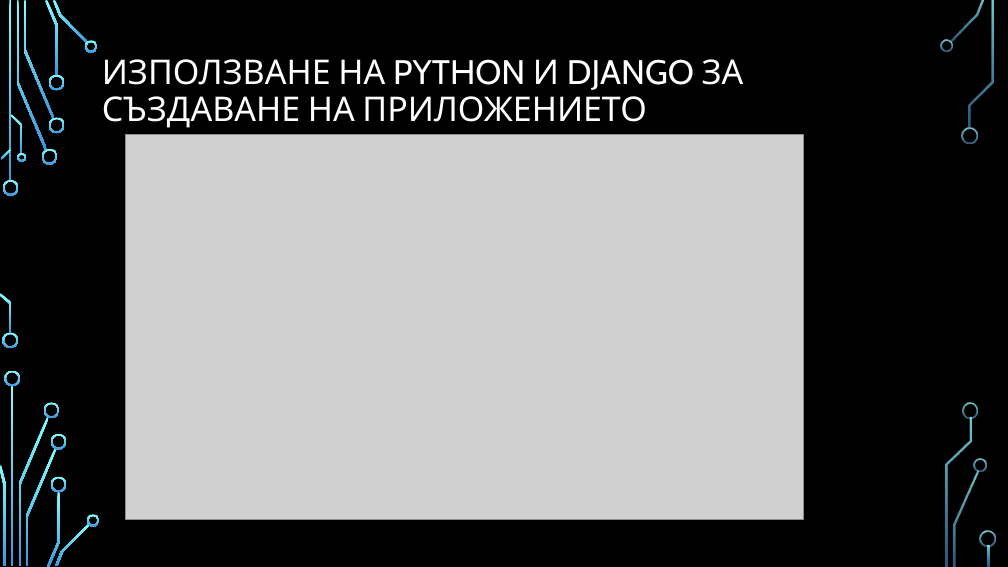
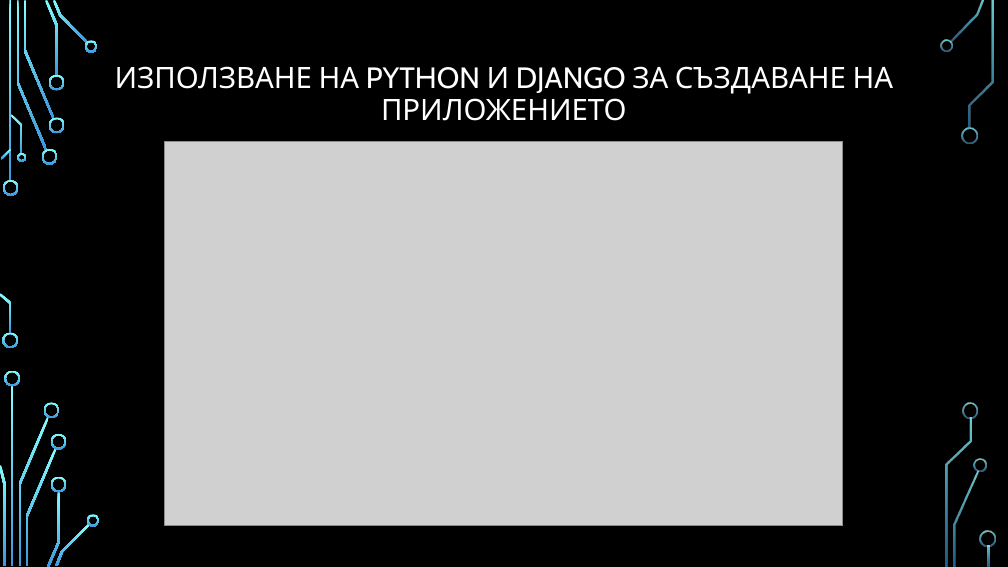
Before and after one commit to pgee-dzi2024/Theme_2508, a slide deck: slide 6 of dr/presentation.pptx. Drawn at 1008x567 pixels with LibreOffice and Linux fonts; fonts in the diff are those of the drawing; grey boxes stand for pictures; background and template pictures are left out. Boxes give left, top, right and bottom in pixels: in the first picture for what was removed or moved away, otherwise in the second. Text is boxed around its words. In the diff, an @@ line names an element or a change of style, - is before the commit and + after.

```diff
--- a/dr/presentation.pptx
+++ b/dr/presentation.pptx
@@ title "ИЗПОЛЗВАНЕ НА PYTHON И DJANGO ..." at bbox=[115, 66, 894, 121]: size 32.4 to 28 pt; alignment left to centre @@
@@ picture: place and size @@
-picture at bbox=[126, 135, 804, 520]
+picture at bbox=[165, 141, 843, 526]
```
Also in this commit, not shown: 7 other slides changed, 1 other file.
